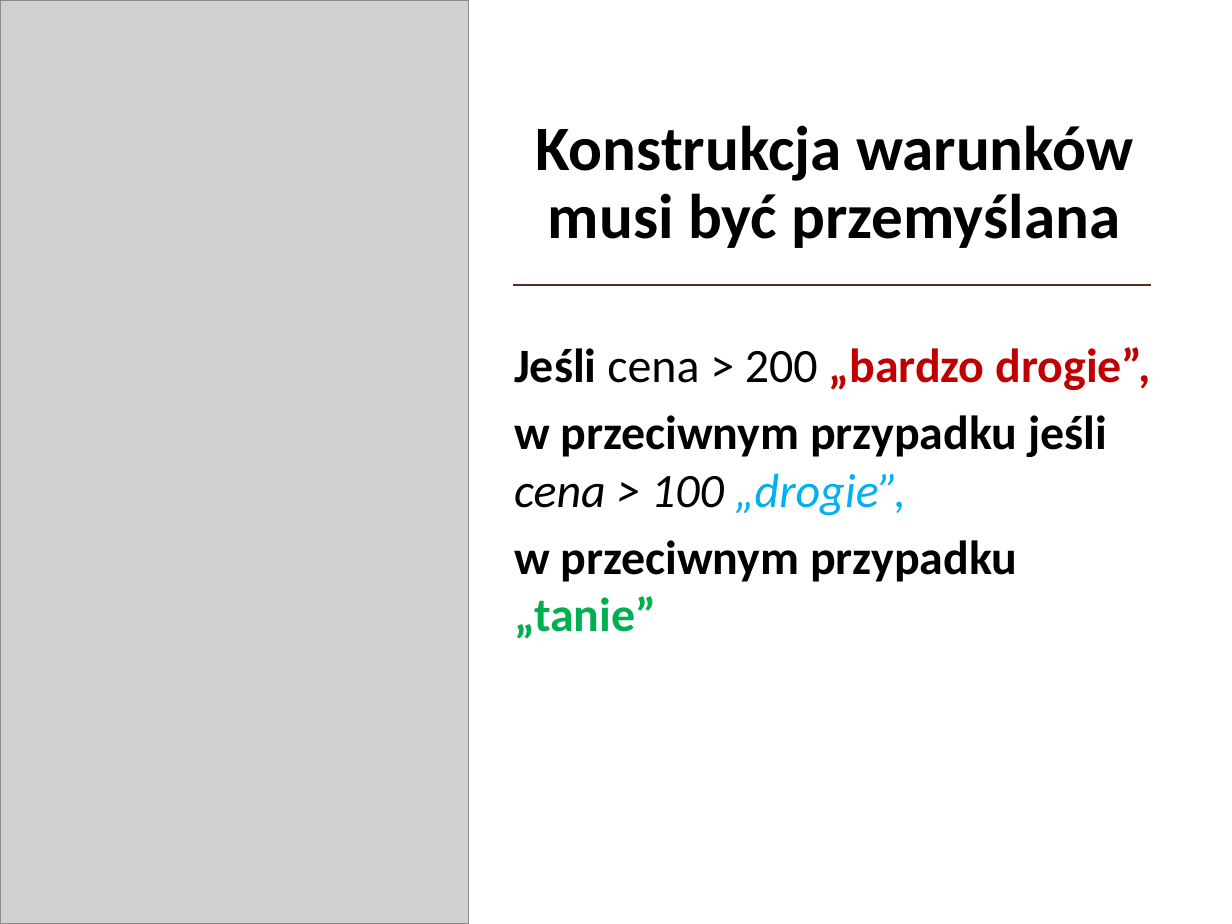
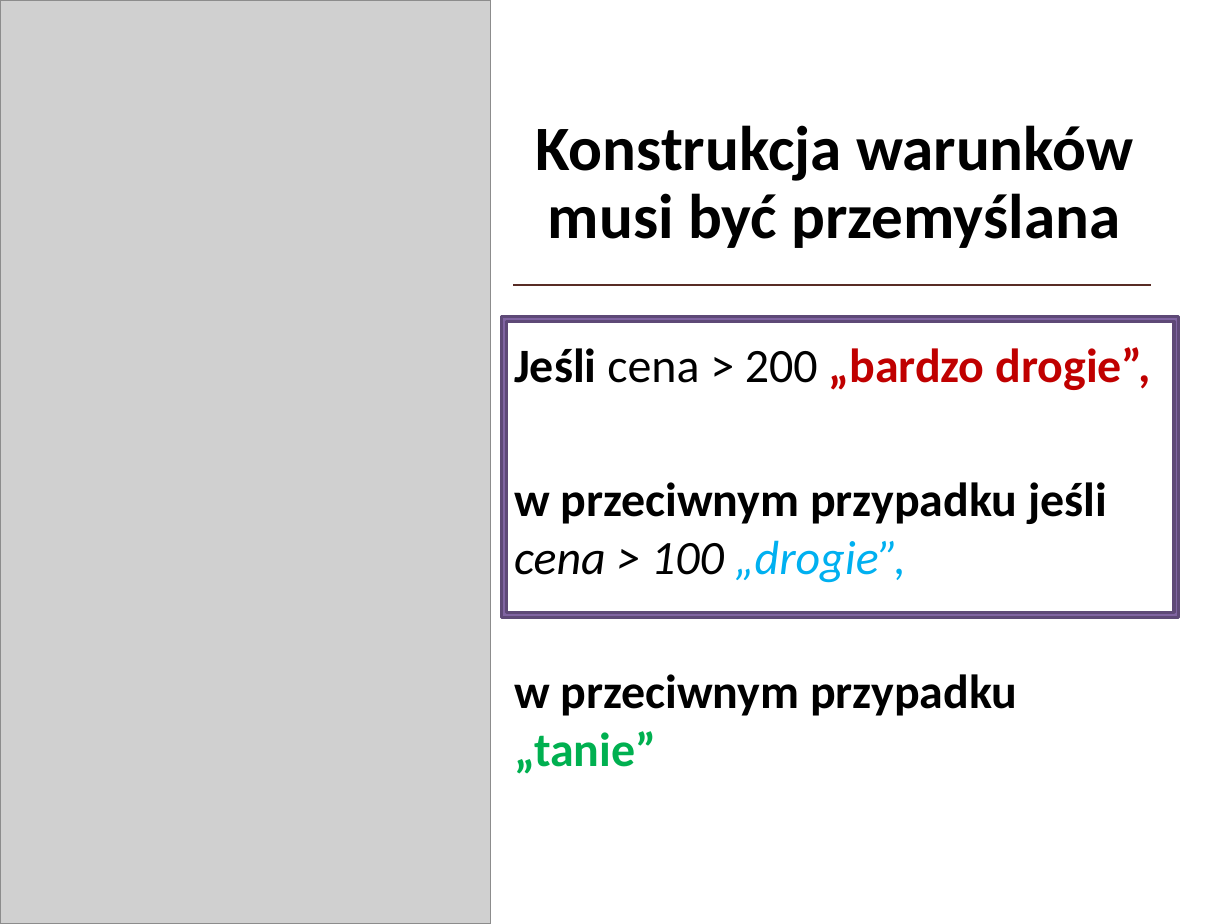
Before and after one commit to blackbat13/CS-HTiEW, a slide deck: slide 6 of Wprowadzenie do algorytmów/I. Wprowadzenie do algorytmów/Algorytmy.pptx. Drawn at 1232x924 pixels with LibreOffice and Linux fonts; fonts in the diff are those of the drawing; grey boxes stand for pictures. Boxes give left, top, right and bottom in pixels: in the first picture for what was removed or moved away, otherwise in the second. Text is boxed around its words. In the diff, an @@ line names an element or a change of style, - is before the commit and + after.

```diff
--- a/Wprowadzenie do algorytmów/I. Wprowadzenie do algorytmów/Algorytmy.pptx
+++ b/Wprowadzenie do algorytmów/I. Wprowadzenie do algorytmów/Algorytmy.pptx
@@ picture resized from (x1=0, y1=0, x2=468, y2=924) to (x1=0, y1=0, x2=490, y2=924) @@
@@ text "Jeśli cena > 200 „bardzo ..." rewrapped from (x1=514, y1=347, x2=1151, y2=639) to (x1=514, y1=347, x2=1151, y2=774) @@
@@ frame added at (x1=501, y1=317, x2=1178, y2=617), fill #8064A2, outline #5F4A78 2 pt @@
```
Also in this commit, not shown: 3 other slides changed.
